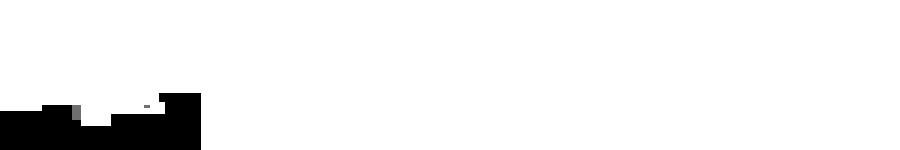
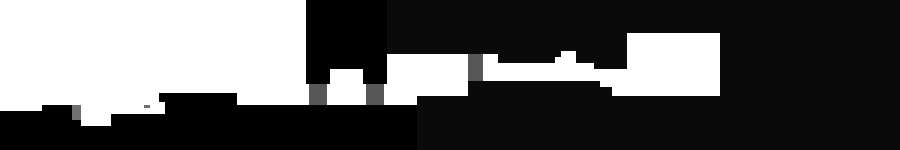
Comparing the layer stacks of the two 900×150 images. Changes:
added layer "Rectangle 35" above "Rectangle 34" over [720, 0, 900, 150]
added layer "Rectangle 34" above "Rectangle 33" over [648, 0, 720, 33]
added layer "Rectangle 33" above "Rectangle 32" over [612, 96, 720, 150]
added layer "Rectangle 32" above "Rectangle 31" over [495, 0, 648, 33]
added layer "Rectangle 31" above "Rectangle 30" over [591, 87, 612, 150]
added layer "Rectangle 30" above "Rectangle 29" over [549, 36, 561, 57]
added layer "Rectangle 29" above "Rectangle 28" over [594, 33, 627, 69]
added layer "Rectangle 28" above "Rectangle 27" over [576, 33, 597, 63]
added layer "Rectangle 27" above "Rectangle 26" over [555, 33, 579, 51]
added layer "Rectangle 26" above "Rectangle 25" over [498, 33, 555, 63]
added layer "Rectangle 25" above "Rectangle 24" over [495, 81, 600, 150]
added layer "Rectangle 24" above "Rectangle 23" over [468, 54, 483, 81]
added layer "Rectangle 23" above "Rectangle 22" over [468, 81, 495, 96]
added layer "Rectangle 22" above "Rectangle 21" over [387, 0, 498, 54]
added layer "Rectangle 21" above "Rectangle 20" over [417, 96, 495, 150]
added layer "Rectangle 20" above "Rectangle 19" over [366, 84, 384, 105]
added layer "Rectangle 19" above "Rectangle 18" over [330, 105, 429, 150]
added layer "Rectangle 18" above "Rectangle 17" over [363, 0, 387, 84]
added layer "Rectangle 17" above "Rectangle 16" over [330, 0, 363, 69]
added layer "Rectangle 16" above "Rectangle 15" over [309, 84, 327, 105]
added layer "Rectangle 15" above "Rectangle 14" over [306, 72, 330, 84]
added layer "Rectangle 14" above "Rectangle 13" over [306, 0, 330, 72]
added layer "Rectangle 13" above "Rectangle 12" over [237, 105, 330, 150]
added layer "Rectangle 12" above "Rectangle 11" over [201, 93, 237, 150]
